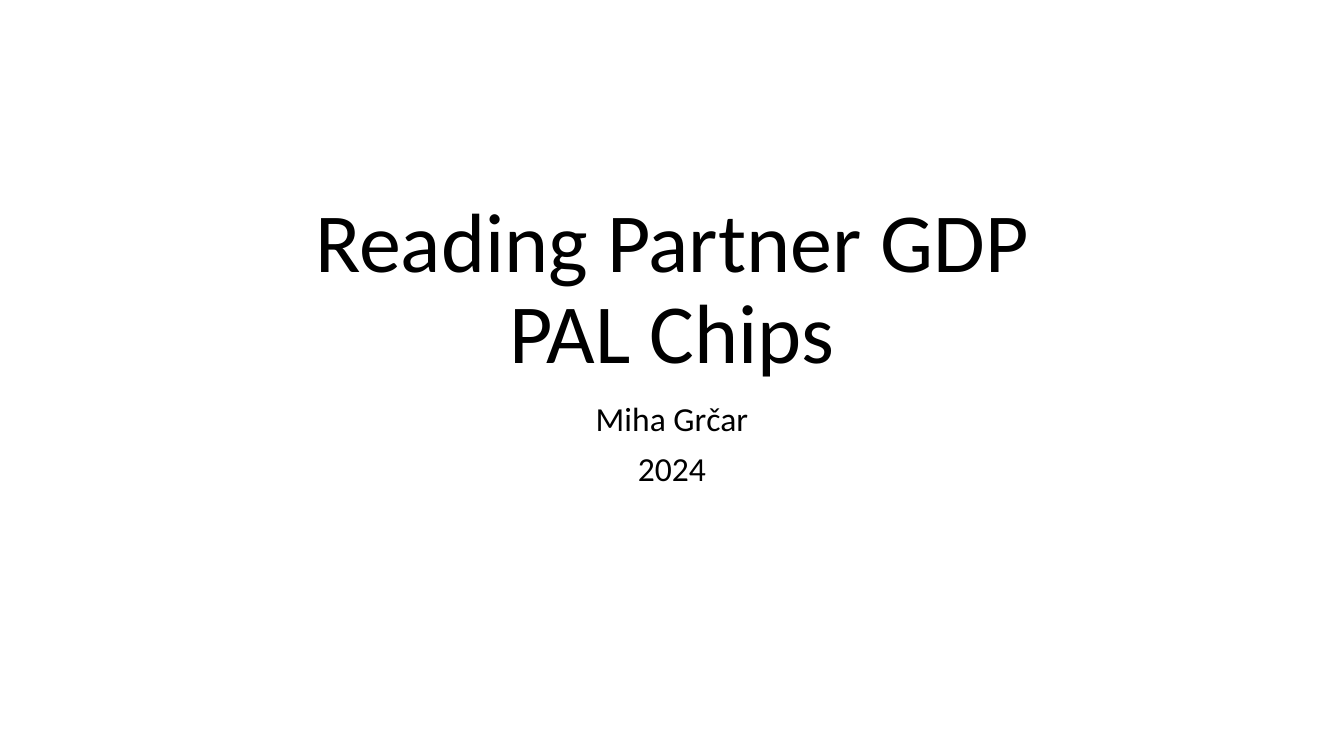
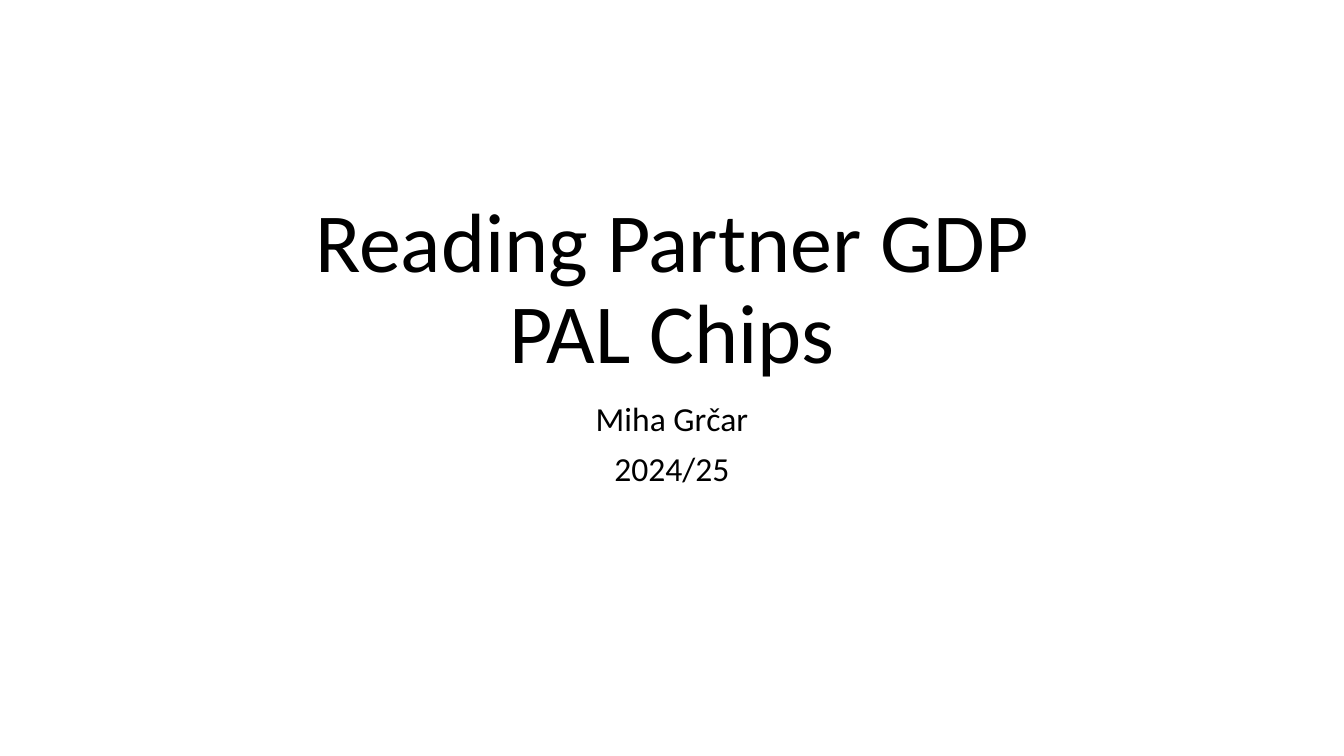
Before and after one commit to OddbitCoder/GdpPalAnalyzer, a slide deck: slide 1 of docs/PAL.pptx. Drawn at 1344x756 pixels with LibreOffice and Linux fonts; fonts in the diff are those of the drawing. Boxes give left, top, right and bottom in pixels: in the first picture for what was removed or moved away, otherwise in the second. Text is boxed around its words. In the diff, an @@ line names an element or a change of style, - is before the commit and + after.

```diff
--- a/docs/PAL.pptx
+++ b/docs/PAL.pptx
@@ subtitle at <box>614,457,729,483</box>: text changed @@
-2024
+2024/25
```
Also in this commit, not shown: 4 slides added, 10 slides removed.
